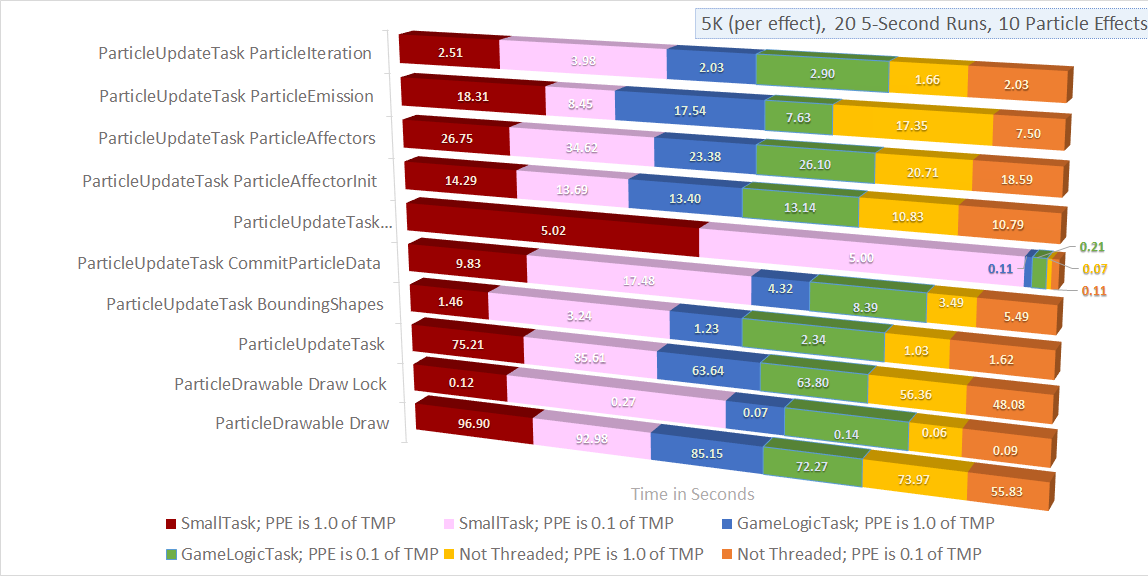
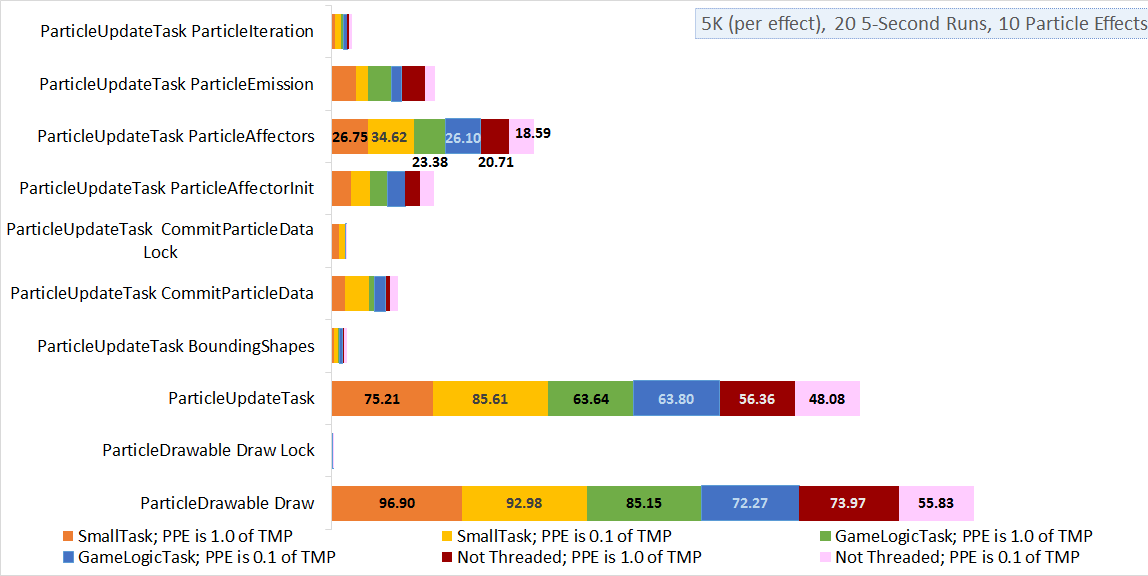
Layer changes from the first 1148px x 576px image to the second:
added layer "Layer 6" above "Layer 5" over <box>7,5,1109,566</box>
added layer "Layer 5" above "Layer 4" over <box>7,5,1109,566</box>
